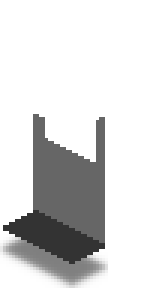
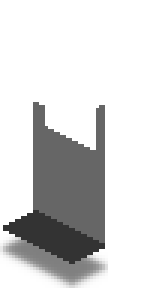
The second 144px x 288px image is a revision of the first. Changes to its layers:
painted on "Roof" over [left=33, top=102, right=105, bottom=132]
painted on "Side" over [left=33, top=102, right=105, bottom=162]
